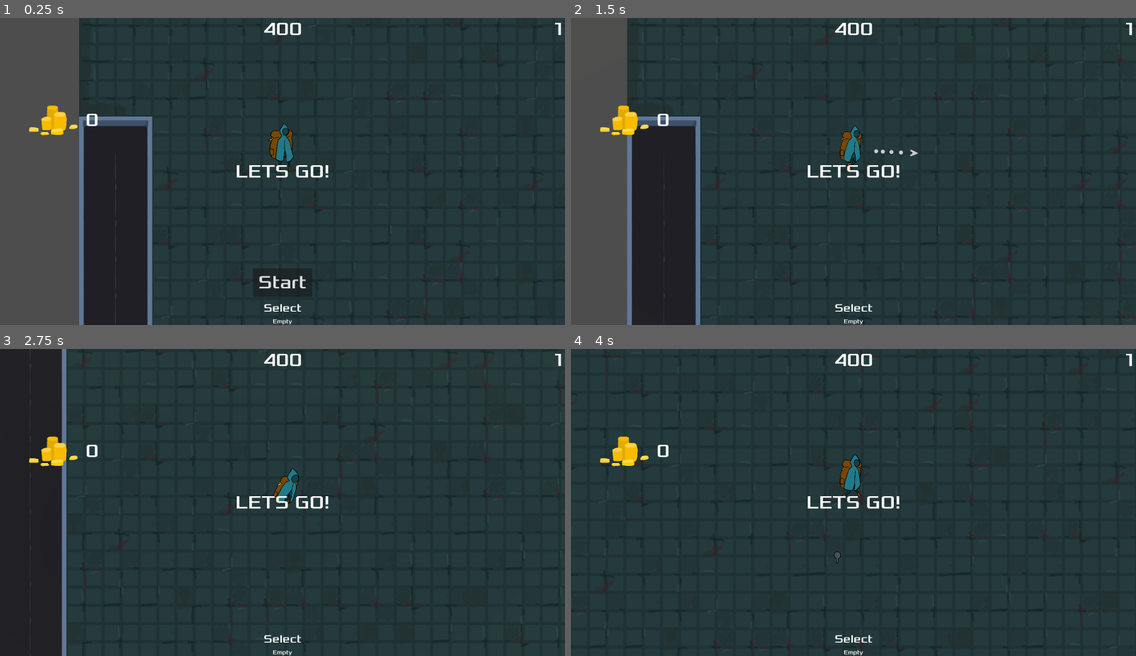
Above: before the commit, frames 1-4 (two rows, left to right).
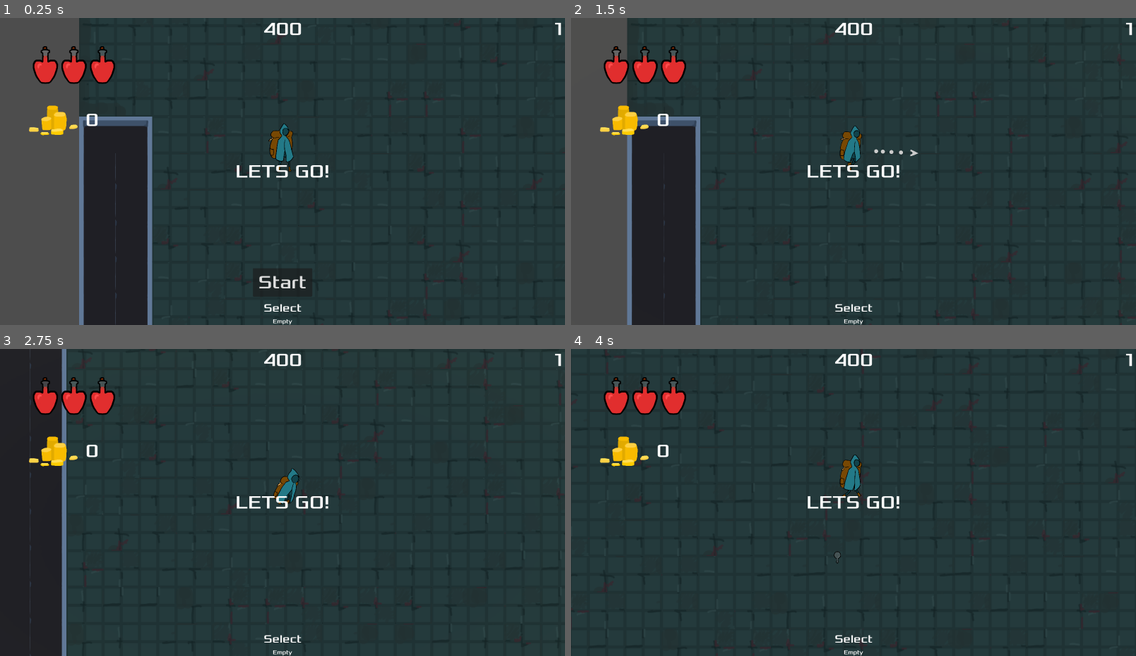
Above: after the commit, the same moments.

Repository: woofasaurus/PotionGame
Game: Godot game, scene res://scenes/rooms/test.tscn
Same seed, same stepped clock (60 frames per second), same inputs: the game is played once before the commit and once after it. This scene is started directly instead of the project's main scene.
Inputs (mouse positions are in pixels of both pictures, inside the frame that each line leads up to):
- Up to frame 1 (0.25 s): no input
- Up to frame 2 (1.5 s): click "Start" at 0.5 s; tap Enter (ui_accept) at 1.25 s; move the mouse to (977, 156) at 1.27 s; hold Right (move_right) from 1.28 s (still down); hold Ctrl (control) from 1.28 s (still down); click (977, 156) at 1.42 s
- Up to frame 3 (2.75 s): tap Enter (ui_accept) at 1.52, 2.27 s; move the mouse to (169, 517) at 2.02 s; release Right (move_right) at 2.03 s; release Ctrl (control) at 2.03 s; hold Down (move_down) from 2.03 s (still down); tap Space (dodge) at 2.1 s
- Up to frame 4 (4 s): move the mouse to (910, 434) at 2.77 s; release Down (move_down) at 2.78 s; hold Right (move_right) 2.78-3.53 s; right-click (910, 434) at 2.85 s; move the mouse to (825, 563) at 3.52 s; hold Up (move_up) from 3.53 s (still down); tap R (interact) at 3.6 s; click (825, 563) at 3.67 s; tap Enter (ui_accept) at 3.77 s

The runs differ from the first frame. In frame 1, 1.0% of the frame differs, in the area x 5-21%, y 9-22%; in frame 2, 1.0%; in frame 3, 1.0%; in frame 4, 1.0%.

Commit message:
Merged branches and fixed merch conflicts

Diff:
--- a/health_display.tscn
+++ b/health_display.tscn
@@ -1,6 +1,6 @@
 [gd_scene load_steps=2 format=3 uid="uid://fnxgqjblgq0g"]
 
-[ext_resource type="Script" path="res://HealthDisplay.gd" id="1_3op6x"]
+[ext_resource type="Script" path="res://scripts/HealthDisplay.gd" id="1_3op6x"]
 
 [node name="HealthDisplay" type="Node2D"]
 position = Vector2(352, 234)
--- a/scenes/enemies/concoctopus.tscn
+++ b/scenes/enemies/concoctopus.tscn
@@ -1,6 +1,6 @@
 [gd_scene load_steps=13 format=3 uid="uid://deqs063c8ujmo"]
 
-[ext_resource type="Script" path="res://Concoctopus.gd" id="1_t6415"]
+[ext_resource type="Script" path="res://scripts/Concoctopus.gd" id="1_t6415"]
 [ext_resource type="Texture2D" uid="uid://c0ld5xmjfctc3" path="res://art/Enemies/Concoctopus/ConcoctoHead.png" id="2_eoouo"]
 [ext_resource type="FontFile" uid="uid://cf53ykfeqwnk3" path="res://fonts/Xolonium-Regular.ttf" id="3_dnrj1"]
 
--- a/scenes/enemies/necromancer.tscn
+++ b/scenes/enemies/necromancer.tscn
@@ -1,6 +1,6 @@
 [gd_scene load_steps=13 format=3 uid="uid://bhnsesxi6jiug"]
 
-[ext_resource type="Script" path="res://Necromancer.gd" id="1_tjynp"]
+[ext_resource type="Script" path="res://scripts/Necromancer.gd" id="1_tjynp"]
 [ext_resource type="Texture2D" uid="uid://b7f37by24ij74" path="res://art/Enemies/NecromancerFull.png" id="2_tq12d"]
 [ext_resource type="FontFile" uid="uid://cf53ykfeqwnk3" path="res://fonts/Xolonium-Regular.ttf" id="3_1kr46"]
 
--- a/scenes/hud/heart.tscn
+++ b/scenes/hud/heart.tscn
@@ -1,7 +1,7 @@
 [gd_scene load_steps=3 format=3 uid="uid://b0x5x8to71r7o"]
 
 [ext_resource type="Texture2D" uid="uid://di3dj6cqdglem" path="res://art/HUD/PotionGame.png" id="1_xjdqc"]
-[ext_resource type="Script" path="res://Heart.gd" id="2_yjxyf"]
+[ext_resource type="Script" path="res://scripts/Heart.gd" id="2_yjxyf"]
 
 [node name="Heart" type="Sprite2D"]
 texture = ExtResource("1_xjdqc")
--- a/scenes/main.tscn
+++ b/scenes/main.tscn
@@ -26,10 +26,6 @@
 wait_time = 30.0
 autostart = true
 
-[node name="AudioStreamPlayer" type="AudioStreamPlayer" parent="."]
-stream = ExtResource("6_gg0tf")
-autoplay = true
-
 [connection signal="start_game" from="HUD" to="." method="new_game"]
 [connection signal="timeout" from="GoblinTimer" to="." method="_on_goblin_timer_timeout"]
 
--- a/scenes/npcs/potion_seller/potion_seller.tscn
+++ b/scenes/npcs/potion_seller/potion_seller.tscn
@@ -180,6 +180,7 @@
 
 [node name="PotionSeller" type="StaticBody2D"]
 position = Vector2(813, 1054)
+collision_layer = 512
 script = ExtResource("1_3ub81")
 metadata/_edit_group_ = true
 
--- a/scenes/player/player.tscn
+++ b/scenes/player/player.tscn
@@ -97,7 +97,7 @@
 [node name="Player" type="CharacterBody2D"]
 scale = Vector2(1.5, 1.5)
 collision_layer = 2
-collision_mask = 129
+collision_mask = 641
 script = ExtResource("1_viow5")
 metadata/_edit_group_ = true
 
